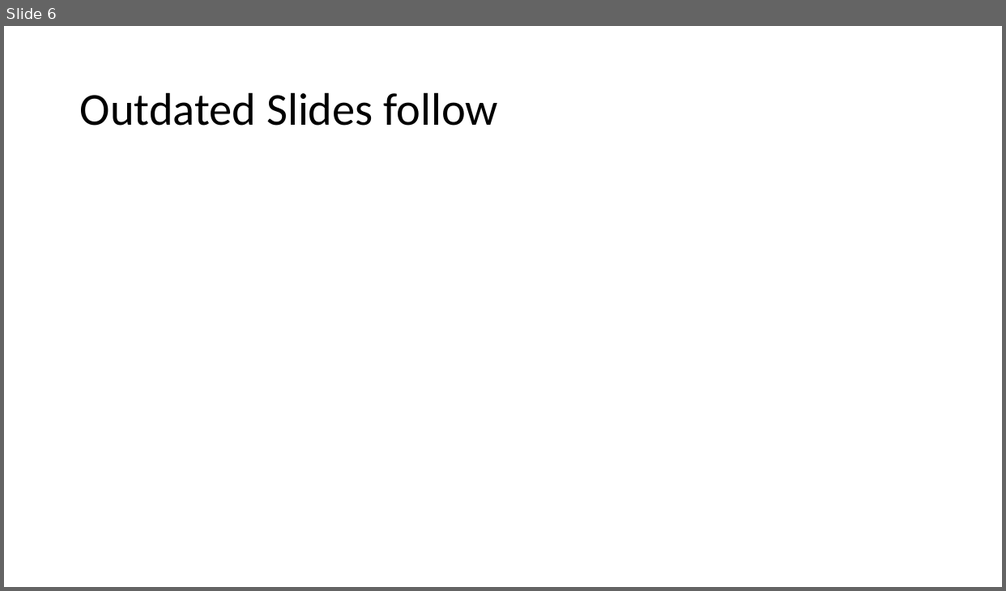
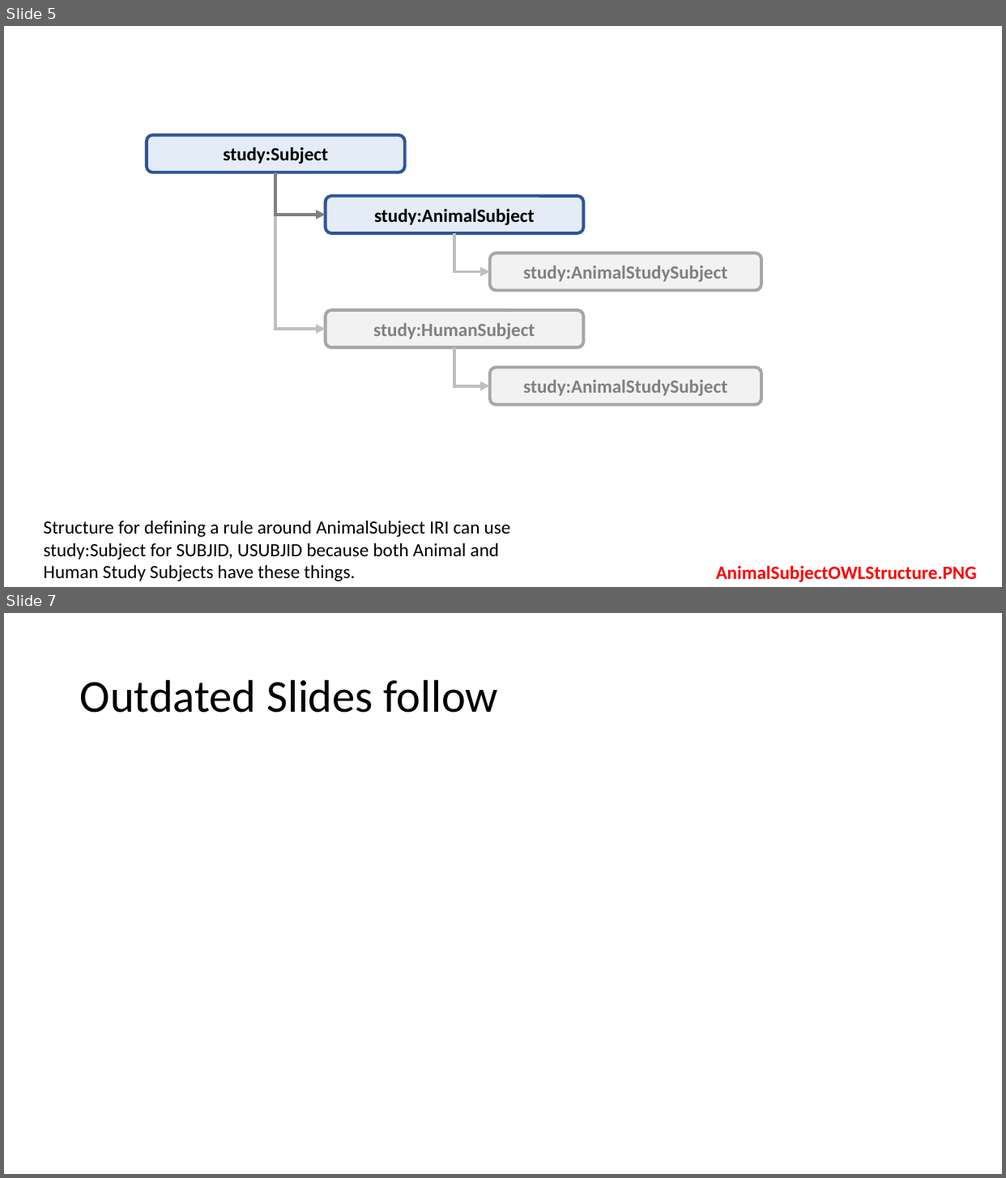
Before and after one commit to phuse-org/SENDConform, a slide deck: doc/images/ImageSources.pptx. Shown one above the other, each under a label of ours: slide 6 before the commit, slides 5 and 7 after it; the slides between them are not shown. The pictures are 1006x591 and 1006x1178 pixels, drawn with LibreOffice and Linux fonts; fonts in the diff are those of the drawing. Boxes give left, top, right and bottom in pixels: in the first picture for what was removed or moved away, otherwise in the second. Text is boxed around its words. In the diff, an @@ line names an element or a change of style, - is before the commit and + after.

```diff
--- a/doc/images/ImageSources.pptx
+++ b/doc/images/ImageSources.pptx
@@ slide 5 added at (x1=4, y1=26, x2=1002, y2=587), background #FFFFFF @@
@@ rounded rectangle added at (x1=147, y1=135, x2=404, y2=173), fill #E4ECF8, outline #2F5597 3 pt, 18 pt, text #000000, bold @@
+study:Subject
@@ elbow arrow added from (275, 173) to (325, 329), #BFBFBF 3 pt @@
@@ elbow arrow added from (275, 173) to (325, 215), #808080 3 pt @@
@@ rounded rectangle added at (x1=325, y1=196, x2=583, y2=233), fill #E4ECF8, outline #2F5597 3 pt, 18 pt, text #000000, bold @@
+study:AnimalSubject
@@ elbow arrow added from (454, 233) to (490, 271), #BFBFBF 3 pt @@
@@ rounded rectangle added at (x1=490, y1=253, x2=761, y2=290), fill #F2F2F2, outline #A6A6A6 3 pt, 18 pt, text #808080, bold @@
+study:AnimalStudySubject
@@ rounded rectangle added at (x1=325, y1=310, x2=583, y2=348), fill #F2F2F2, outline #A6A6A6 3 pt, 18 pt, text #808080, bold @@
+study:HumanSubject
@@ elbow arrow added from (454, 348) to (490, 386), #BFBFBF 3 pt @@
@@ rounded rectangle added at (x1=490, y1=367, x2=761, y2=405), fill #F2F2F2, outline #A6A6A6 3 pt, 18 pt, text #808080, bold @@
+study:AnimalStudySubject
@@ text added at (x1=44, y1=521, x2=511, y2=582), 18 pt, text #000000 @@
+Structure for defining a rule around AnimalSubject IRI can use study:Subject for SUBJID, USUBJID because both Animal and Human Study Subjects have these things.
@@ text added at (x1=716, y1=565, x2=977, y2=582), 18 pt, text #FF0000, bold @@
+AnimalSubjectOWLStructure.PNG
@@ what was slide 6 is now slide 7 @@
```
Also in this commit, not shown: 5 slides changed, 11 other files.
